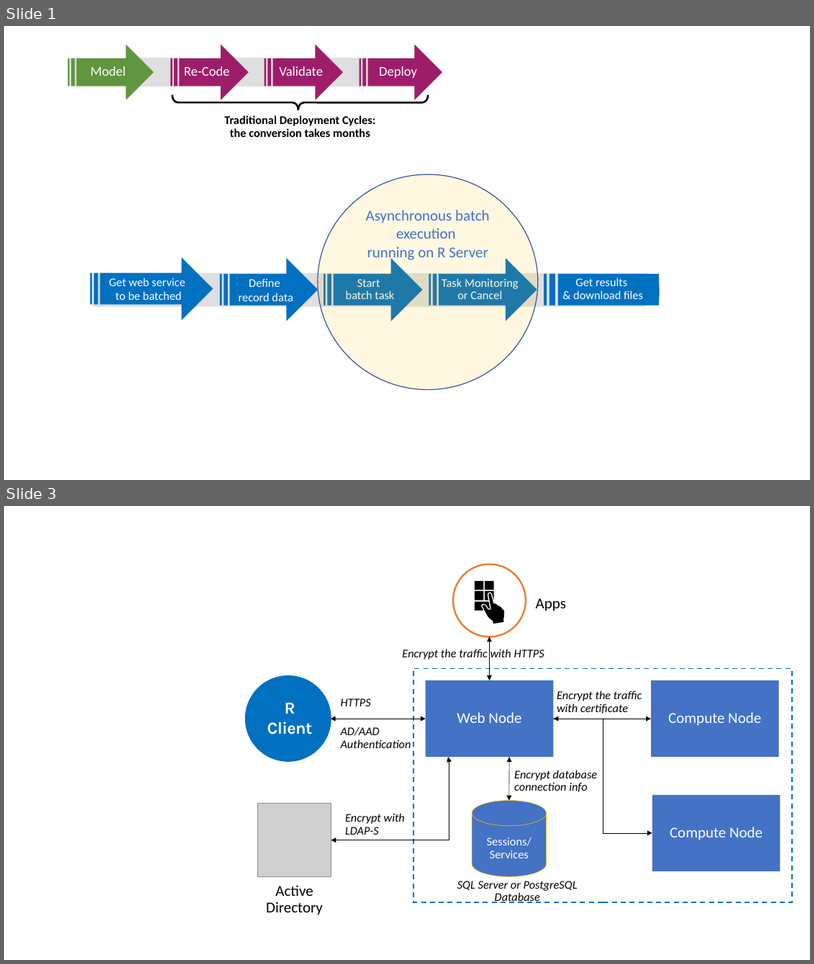
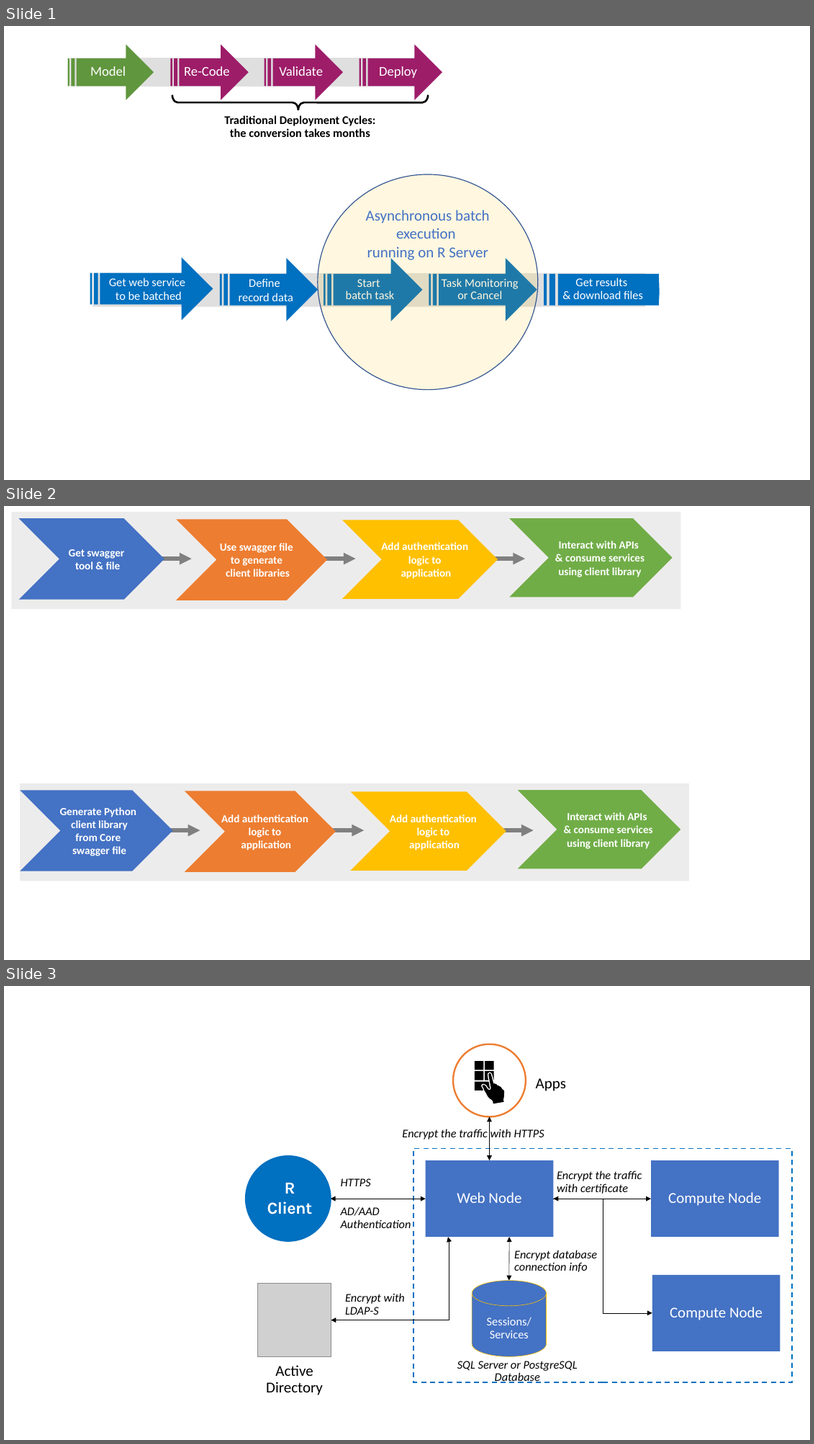
Before and after one commit to MicrosoftDocs/machine-learning-server-docs, a slide deck: microsoft-r/media/o16n/about-o16n.pptx. Shown one above the other, each under a label of ours: slides 1 and 3 before the commit, slides 1, 2 and 3 after it; the slides between them are not shown. The pictures are 814x964 and 814x1444 pixels, drawn with LibreOffice and Linux fonts; fonts in the diff are those of the drawing; grey boxes stand for pictures. Boxes give left, top, right and bottom in pixels: in the first picture for what was removed or moved away, otherwise in the second. Text is boxed around its words. In the diff, an @@ line names an element or a change of style, - is before the commit and + after.

```diff
--- a/microsoft-r/media/o16n/about-o16n.pptx
+++ b/microsoft-r/media/o16n/about-o16n.pptx
@@ slide 2 added at (x1=4, y1=506, x2=810, y2=960), background #FFFFFF @@
@@ rectangle added at (x1=11, y1=512, x2=681, y2=610), fill #EDECEC @@
@@ chevron added at (x1=19, y1=519, x2=165, y2=600), fill #4472C4, 13 pt, text #FFFFFF, bold @@
+Get swagger
+tool & file
@@ chevron added at (x1=176, y1=519, x2=328, y2=600), fill #ED7D31, 13 pt, text #FFFFFF, bold @@
+Use swagger file
+to generate
+client libraries
@@ chevron added at (x1=343, y1=520, x2=498, y2=599), fill #FFC000, 13 pt, text #FFFFFF, bold @@
+Add authentication
+logic to
+application
@@ chevron added at (x1=509, y1=518, x2=673, y2=597), fill #70AD47, 13 pt, text #FFFFFF, bold @@
+Interact with APIs
+& consume services
+using client library
@@ elbow arrow added from (142, 559) to (191, 559), #808080 4.75 pt @@
@@ elbow arrow added from (306, 559) to (355, 559), #808080 4.75 pt @@
@@ elbow arrow added from (476, 559) to (525, 559), #808080 4.75 pt @@
@@ rectangle added at (x1=20, y1=783, x2=689, y2=880), fill #EDECEC @@
@@ chevron added at (x1=20, y1=790, x2=172, y2=871), fill #4472C4, 13 pt, text #FFFFFF, bold @@
+Generate Python
+client library
+from Core
+swagger file
@@ chevron added at (x1=185, y1=791, x2=336, y2=872), fill #ED7D31, 13 pt, text #FFFFFF, bold @@
+Add authentication
+logic to
+application
@@ chevron added at (x1=350, y1=792, x2=506, y2=870), fill #FFC000, 13 pt, text #FFFFFF, bold @@
+Add authentication
+logic to
+application
@@ chevron added at (x1=518, y1=790, x2=682, y2=868), fill #70AD47, 13 pt, text #FFFFFF, bold @@
+Interact with APIs
+& consume services
+using client library
@@ elbow arrow added from (151, 830) to (200, 830), #808080 4.75 pt @@
@@ elbow arrow added from (315, 830) to (364, 830), #808080 4.75 pt @@
@@ elbow arrow added from (484, 830) to (534, 830), #808080 4.75 pt @@
```
Also in this commit, not shown: 1 slide removed, 3 other files.
